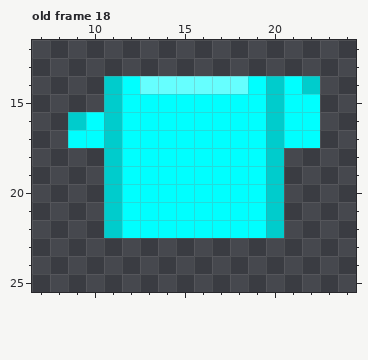
Edited in one commit: pixel-art file (apps/game/assets/characters/equipment/torso/tunic.aseprite). Above: the version before the commit.
32x32 pixels, 20 frames. Shown: old frame 18: x 7..24, y 12..25. The commit also changed other frames, which this record leaves out.
After the commit:
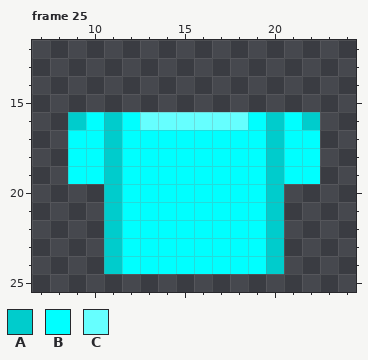
Palette (. is transparent): A #00cccc  B #00ffff  C #66ffff
A new or re-ordered frame is compared with the old frame closest to it.
From old to new:
frames 20 -> 36
Frame 25 is new; against old frame 18:
y 14: x 11..22 ABCCCCCCBABA -> ............
y 15: x 11..22 ABBBBBBBBABB -> ............
y 16: x 13..18 BBBBBB -> CCCCCC; x 22 B -> A
y 18..19: x 9..10 .. -> BB; x 21..22 .. -> BB
y 23..24: x 11..20 .......... -> ABBBBBBBBA
Pixel boxes of the changes (left, top, right, bottom) in both pictures:
changed: (68, 76, 320, 274)
